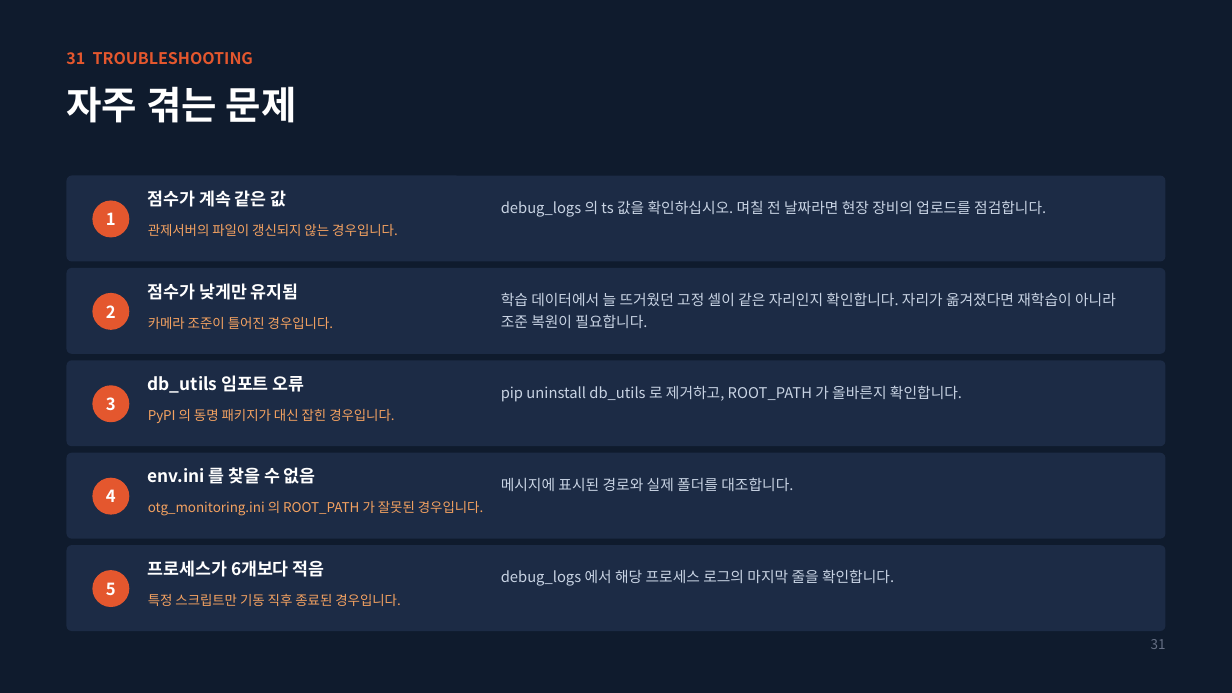
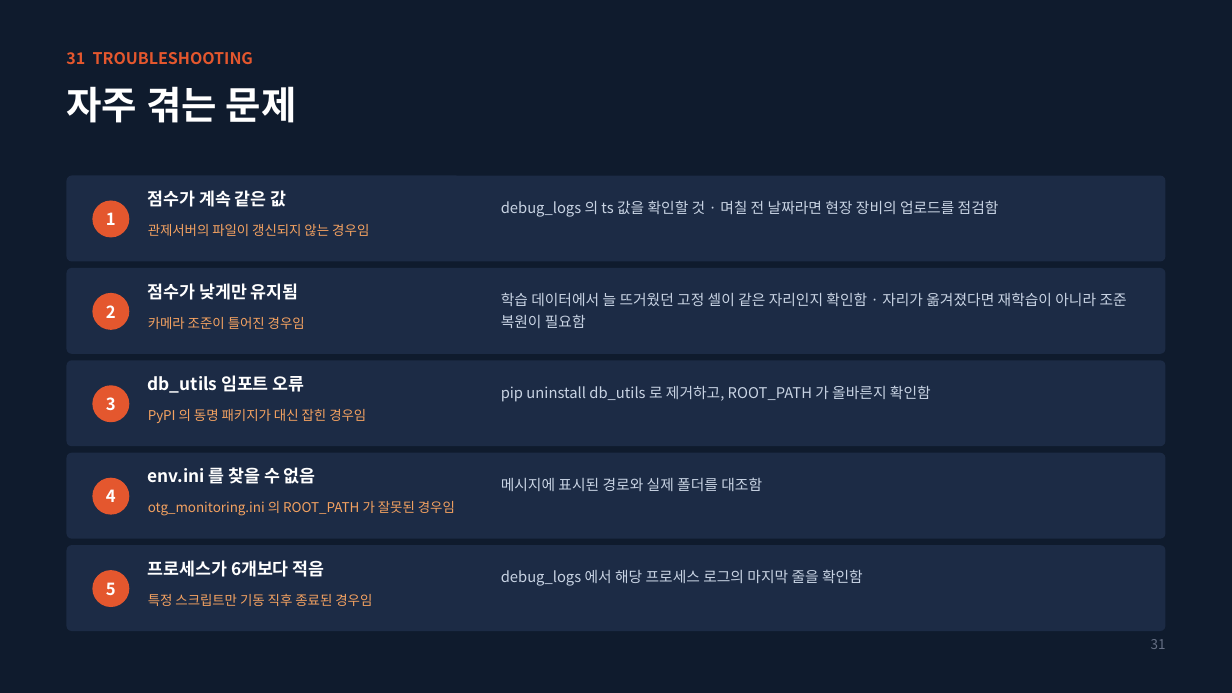
Before and after one commit to oskwon65/MultiModal_FireCam, a slide deck: slide 32 of 멀티모달_화재감지_분석서버_설치매뉴얼.pptx. Drawn at 1232x693 pixels with LibreOffice and Linux fonts; fonts in the diff are those of the drawing. Boxes give left, top, right and bottom in pixels: in the first picture for what was removed or moved away, otherwise in the second. Text is boxed around its words. In the diff, an @@ line names an element or a change of style, - is before the commit and + after.

```diff
--- a/멀티모달_화재감지_분석서버_설치매뉴얼.pptx
+++ b/멀티모달_화재감지_분석서버_설치매뉴얼.pptx
@@ text at (501, 200, 999, 217): text changed @@
-debug_logs 의 ts 값을 확인하십시오. 며칠 전 날짜라면 현장 장비의 업로드를 점검합니다.
+debug_logs 의 ts 값을 확인할 것 · 며칠 전 날짜라면 현장 장비의 업로드를 점검함
@@ text at (148, 224, 369, 236): text changed @@
-관제서버의 파일이 갱신되지 않는 경우입니다.
+관제서버의 파일이 갱신되지 않는 경우임
@@ text at (501, 292, 1127, 328): text changed @@
-학습 데이터에서 늘 뜨거웠던 고정 셀이 같은 자리인지 확인합니다. 자리가 옮겨졌다면 재학습이 아니라 조준 복원이 필요합니다.
+학습 데이터에서 늘 뜨거웠던 고정 셀이 같은 자리인지 확인함 · 자리가 옮겨졌다면 재학습이 아니라 조준 복원이 필요함
@@ text at (148, 317, 305, 329): text changed @@
-카메라 조준이 틀어진 경우입니다.
+카메라 조준이 틀어진 경우임
@@ text at (501, 385, 931, 402): text changed @@
-pip uninstall db_utils 로 제거하고, ROOT_PATH 가 올바른지 확인합니다.
+pip uninstall db_utils 로 제거하고, ROOT_PATH 가 올바른지 확인함
@@ text at (148, 409, 366, 423): text changed @@
-PyPI 의 동명 패키지가 대신 잡힌 경우입니다.
+PyPI 의 동명 패키지가 대신 잡힌 경우임
@@ text at (501, 477, 762, 491): text changed @@
-메시지에 표시된 경로와 실제 폴더를 대조합니다.
+메시지에 표시된 경로와 실제 폴더를 대조함
@@ text at (148, 501, 455, 516): text changed @@
-otg_monitoring.ini 의 ROOT_PATH 가 잘못된 경우입니다.
+otg_monitoring.ini 의 ROOT_PATH 가 잘못된 경우임
@@ text at (501, 569, 863, 586): text changed @@
-debug_logs 에서 해당 프로세스 로그의 마지막 줄을 확인합니다.
+debug_logs 에서 해당 프로세스 로그의 마지막 줄을 확인함
@@ text at (148, 594, 372, 606): text changed @@
-특정 스크립트만 기동 직후 종료된 경우입니다.
+특정 스크립트만 기동 직후 종료된 경우임
```
Also in this commit, not shown: 31 other slides changed, 5 slides added, 50 other files.
